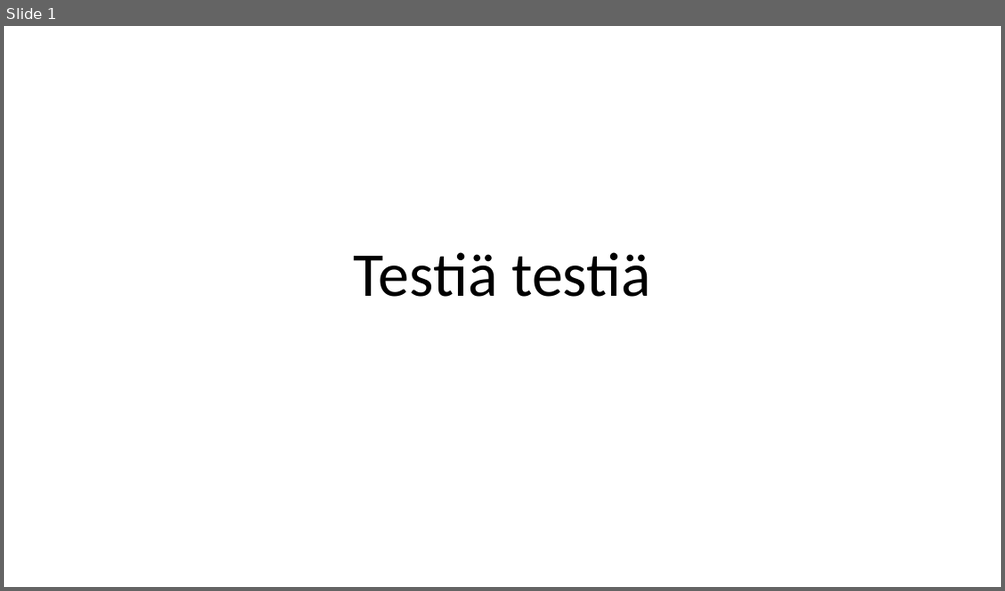
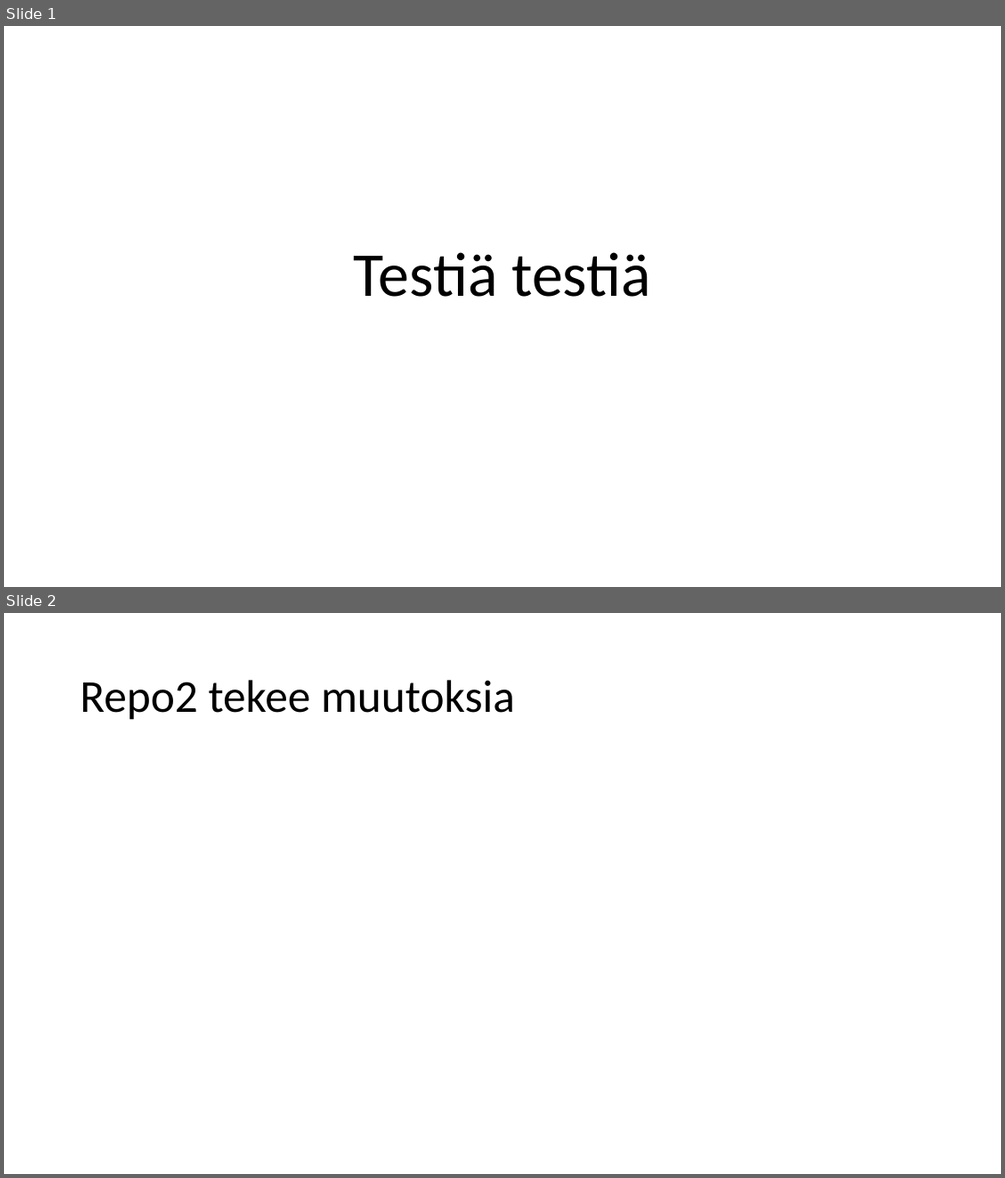
Before and after one commit to AleksiJoo/git-course, a slide deck: powerpointti.pptx. Shown one above the other, each under a label of ours: slide 1 before the commit, slides 1 and 2 after it. The pictures are 1005x591 and 1005x1178 pixels, drawn with LibreOffice and Linux fonts; fonts in the diff are those of the drawing. Boxes give left, top, right and bottom in pixels: in the first picture for what was removed or moved away, otherwise in the second. Text is boxed around its words. In the diff, an @@ line names an element or a change of style, - is before the commit and + after.

Commit message:
pp testailua

```diff
--- a/powerpointti.pptx
+++ b/powerpointti.pptx
@@ slide 2 added at (4, 613, 1001, 1174), background #FFFFFF @@
@@ title added at (80, 680, 515, 720), 44 pt, text #000000 @@
+Repo2 tekee muutoksia
```
